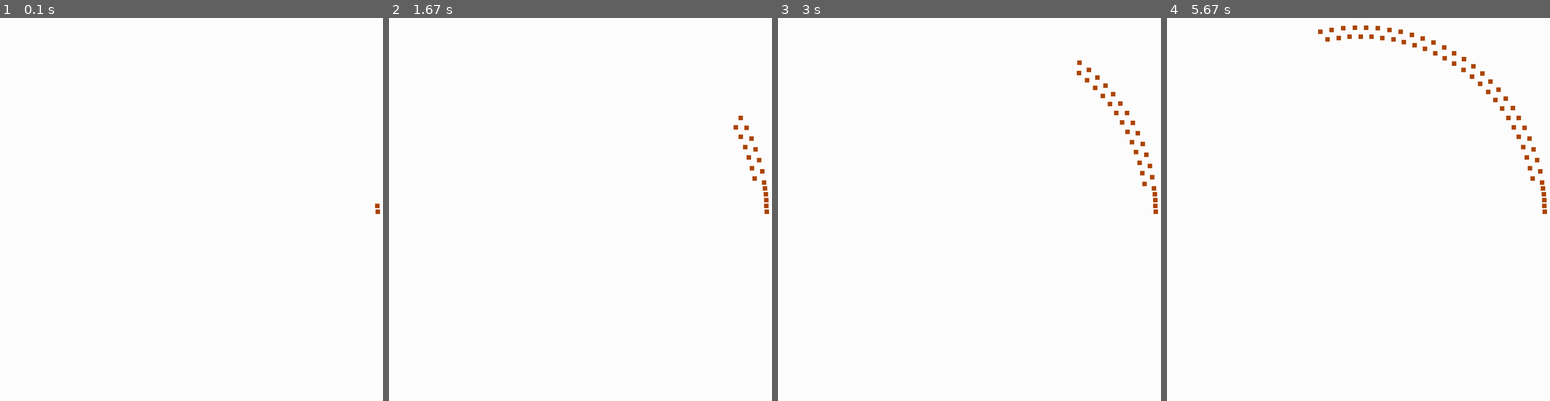
Above: before the commit, frames 1-4 (left to right).
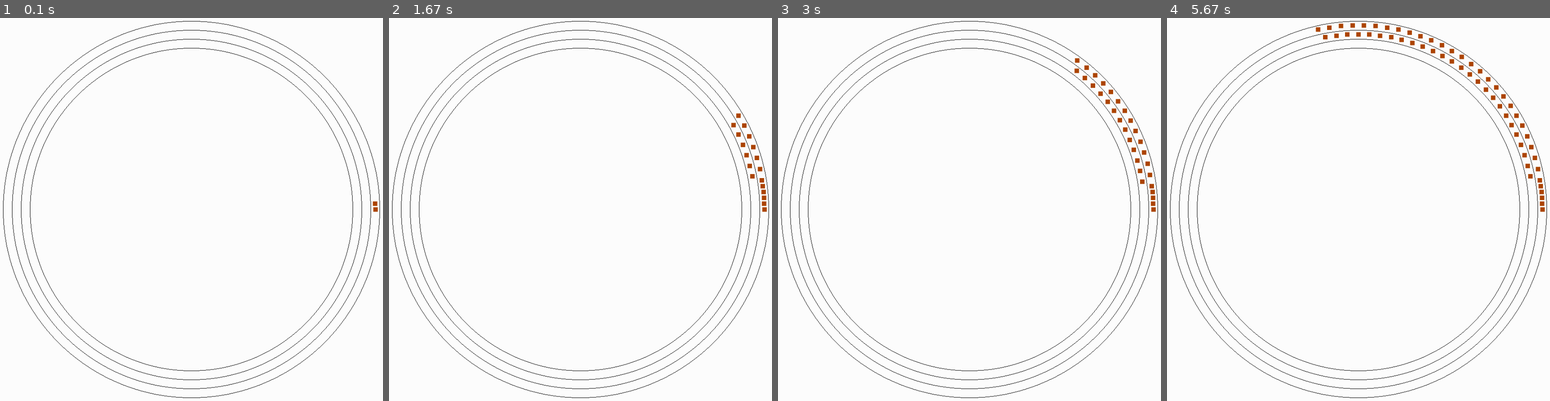
Above: after the commit, the same moments.

Repository: atonderski/TrafficMadness
Game: pygame game, started from traffic_madness/main.py
The game is run twice, just before and just after one commit, with the same random seed, the same clock (stepped at 60 frames per second) and the same inputs.
Inputs:
- Up to frame 1 (0.1 s): no input
- Up to frame 2 (1.67 s): no input
- Up to frame 3 (3 s): no input
- Up to frame 4 (5.67 s): no input

The runs differ from the first frame. In frame 1, 2.6% of the frame differs, in the area x 0-100%, y 0-100%; in frame 2, 3.0%; in frame 3, 3.3%; in frame 4, 4.0%.

Commit message:
Add circles to mark lanes

Diff:
--- a/traffic_madness/config.py
+++ b/traffic_madness/config.py
@@ -5,9 +5,9 @@
         # track properties
         self.speed_limit = 5
         self.track_length = 1000
-        self.max_num_cars = 1000
+        self.max_num_cars = 500
         self.buffer_length = 3
         # car properties
-        self.acceleration = 4.3
+        self.acceleration = 1.3
         self.deceleration = 7.5
         self.aggressiveness = 1.1
--- a/traffic_madness/drawer/pygame_drawer.py
+++ b/traffic_madness/drawer/pygame_drawer.py
@@ -55,10 +55,13 @@
 
         def _rect_from_car(car):
             r = 350 + 20 * (self.track.num_lanes - car.lane)
-            theta = -car.position * 2*math.pi / self.track.track_length
+            theta = -car.position * 2 * math.pi / self.track.track_length
             x = 500 + r * math.cos(theta)
             y = 500 + r * math.sin(theta)
-            return pygame.Rect(x, y, self.CAR_SIZE, self.CAR_SIZE)
+            return pygame.Rect(x - self.CAR_SIZE/2,
+                               y - self.CAR_SIZE/2,
+                               self.CAR_SIZE,
+                               self.CAR_SIZE)
 
         car_rects = [_rect_from_car(car) for car in cars]
 
@@ -70,5 +73,11 @@
             rect_surface.fill(self.CAR_COLOR)
             self.screen.blit(rect_surface, (car_rect.x, car_rect.y))
         print("Number of cars: " + str(len(car_rects)))
+
+        # circles
+        for i in range(1,self.track.num_lanes+2):
+            pygame.draw.circle(self.screen, pygame.Color(0, 0, 0), (500, 500),
+                               (340 + 20 * i), 1)
+
         pygame.display.flip()
         self.clock.tick(self.fps)
